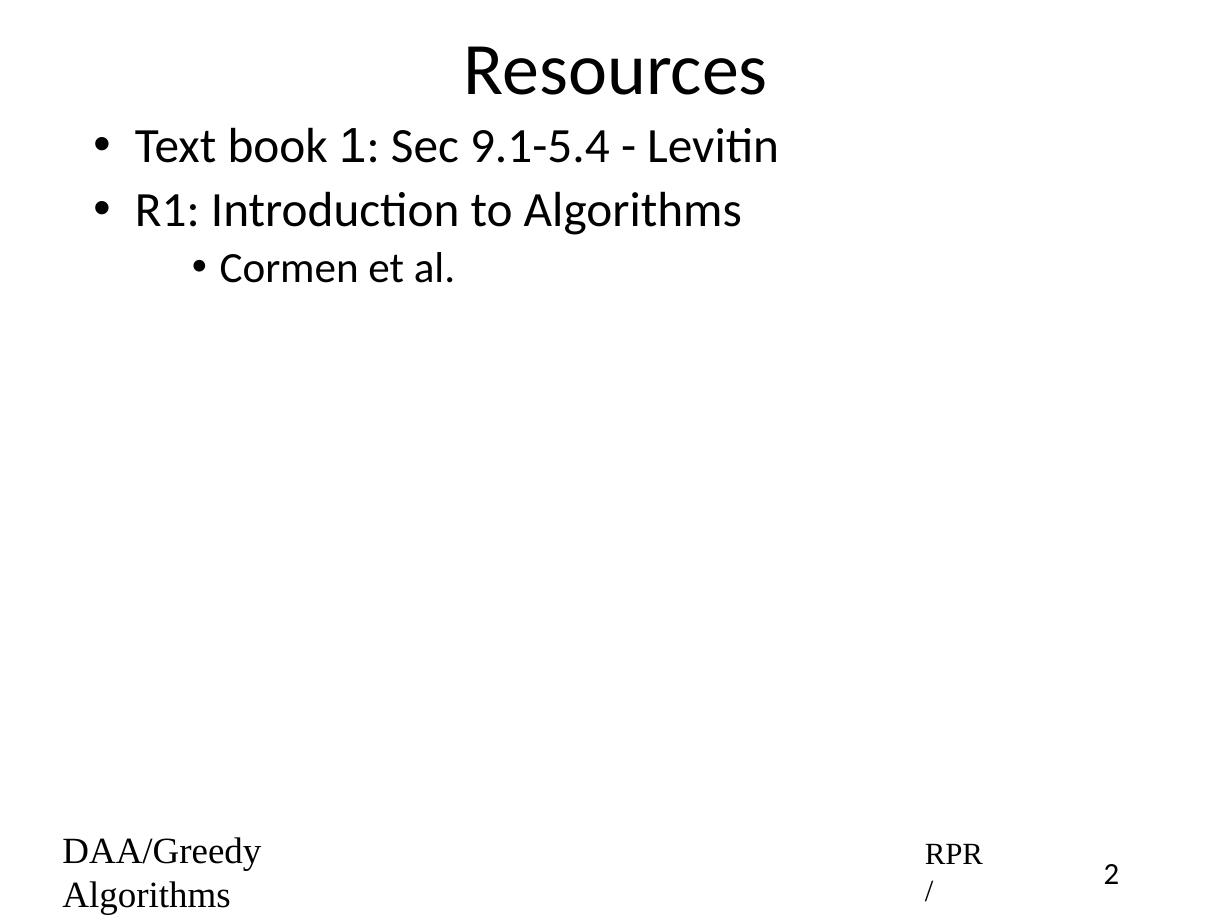
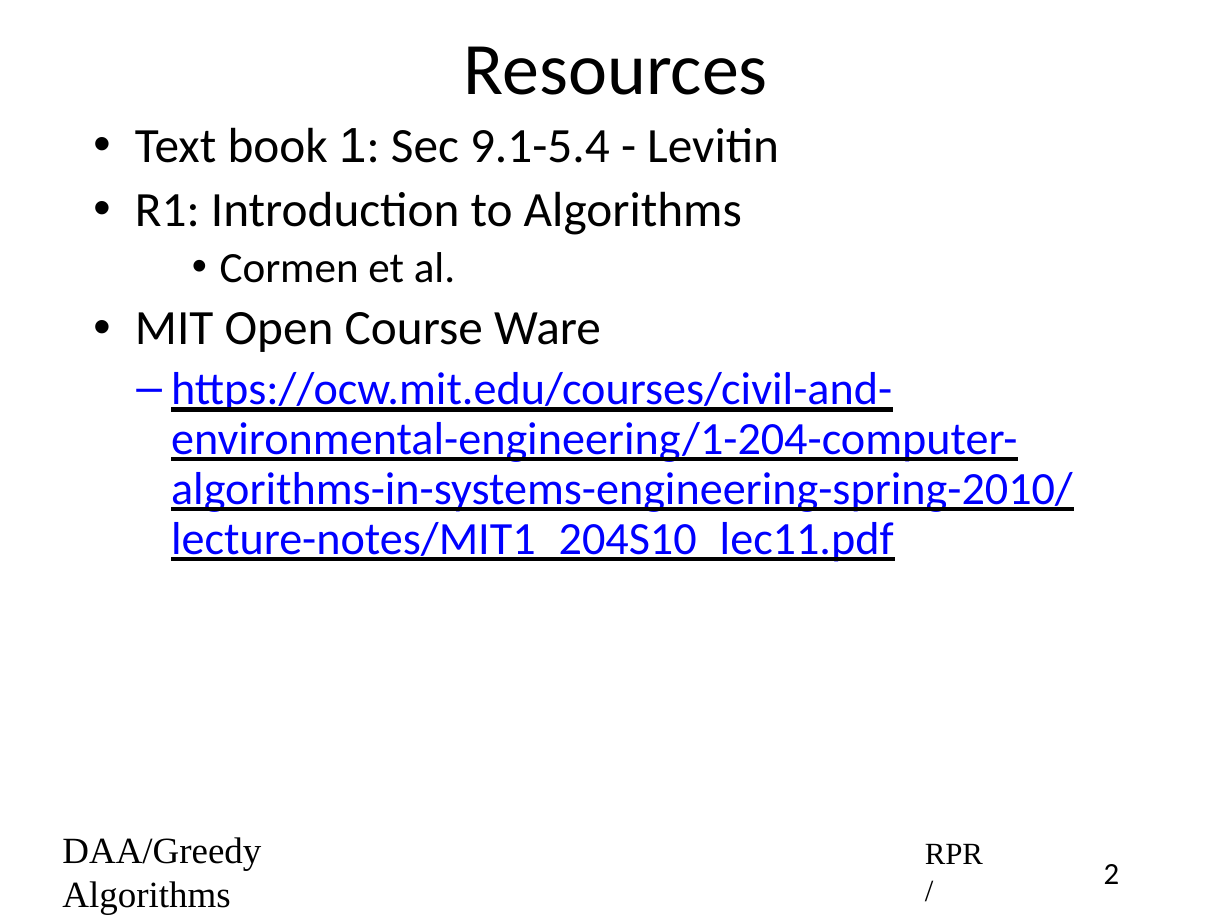
Before and after one commit to rprustagi/2019-17CS43-DAA, a slide deck: slide 2 of Slides-RPR/2019-H1-DAA-L24-Greedy-Algo-MCST-Prim.pptx. Drawn at 1232x924 pixels with LibreOffice and Linux fonts; fonts in the diff are those of the drawing. Boxes give left, top, right and bottom in pixels: in the first picture for what was removed or moved away, otherwise in the second. Text is boxed around its words. In the diff, an @@ line names an element or a change of style, - is before the commit and + after.

```diff
--- a/Slides-RPR/2019-H1-DAA-L24-Greedy-Algo-MCST-Prim.pptx
+++ b/Slides-RPR/2019-H1-DAA-L24-Greedy-Algo-MCST-Prim.pptx
@@ text at (x1=135, y1=312, x2=1073, y2=562): paragraphs added @@
+• MIT Open Course Ware
+  – https://ocw.mit.edu/courses/civil-and-environmental-engineering/1-204-computer-algorithms-in-systems-engineering-spring-2010/lecture-notes/MIT1_204S10_lec11.pdf
```
Also in this commit, not shown: 1 slide added, 9 other files.
